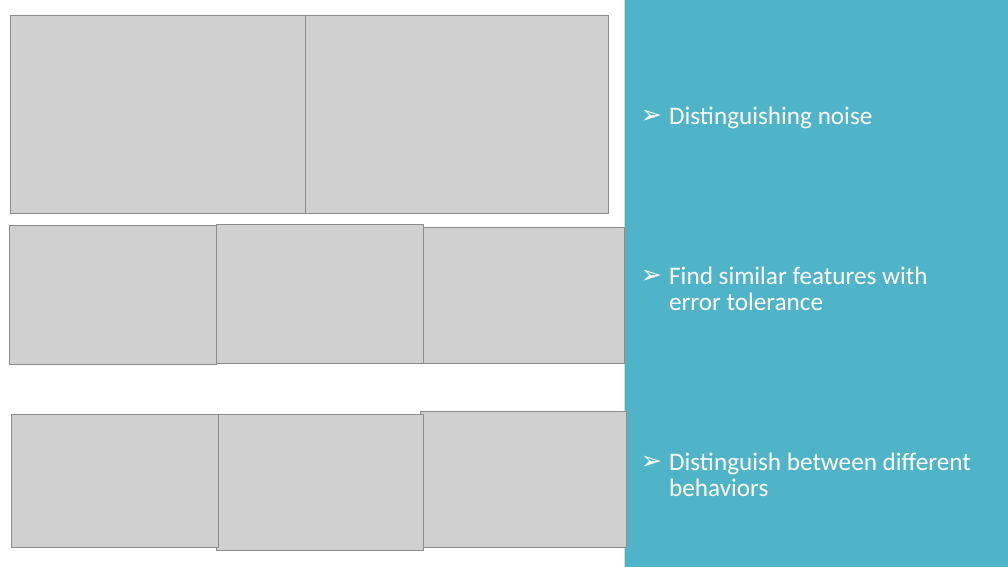
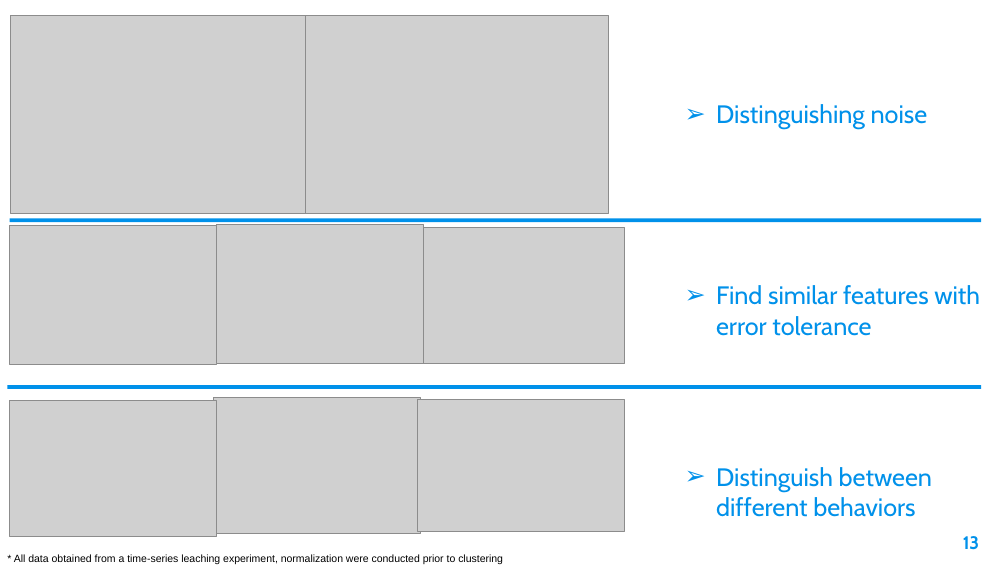
Before and after one commit to XiminHu/mass-suite, a slide deck: slide 13 of doc/20210326 ACS presentation.pptx. Drawn at 1008x567 pixels with LibreOffice and Linux fonts; fonts in the diff are those of the drawing; grey boxes stand for pictures. Boxes give left, top, right and bottom in pixels: in the first picture for what was removed or moved away, otherwise in the second. Text is boxed around its words. In the diff, an @@ line names an element or a change of style, - is before the commit and + after.

```diff
--- a/doc/20210326 ACS presentation.pptx
+++ b/doc/20210326 ACS presentation.pptx
@@ rectangle removed at <box>625,0,1008,567</box> @@
@@ text "Distinguishing noise" at <box>716,104,980,517</box>: font Calibri to Cabin, text colour #FFFFFF to #0091EA; indent changed; line spacing 0.85 to 1; less space between paragraphs @@
@@ rectangle added at <box>10,219,982,222</box>, fill #0091EA @@
@@ rectangle added at <box>8,386,982,389</box>, fill #0091EA @@
@@ picture: place and size @@
-picture at <box>216,414,423,551</box>
+picture at <box>10,401,216,537</box>
@@ picture: place and size @@
-picture at <box>420,411,627,547</box>
+picture at <box>213,398,420,534</box>
@@ picture: place and size @@
-picture at <box>11,414,218,547</box>
+picture at <box>417,399,624,532</box>
@@ page number added at <box>963,536,979,550</box>, 17.3 pt, text #0091EA, bold @@
+13
@@ text added at <box>14,554,503,564</box>, 10 pt, text #000000 @@
+* All data obtained from a time-series leaching experiment, normalization were conducted prior to clustering
```
Also in this commit, not shown: 18 other slides changed, 3 slides added, 3 slides removed, 13 other files.
